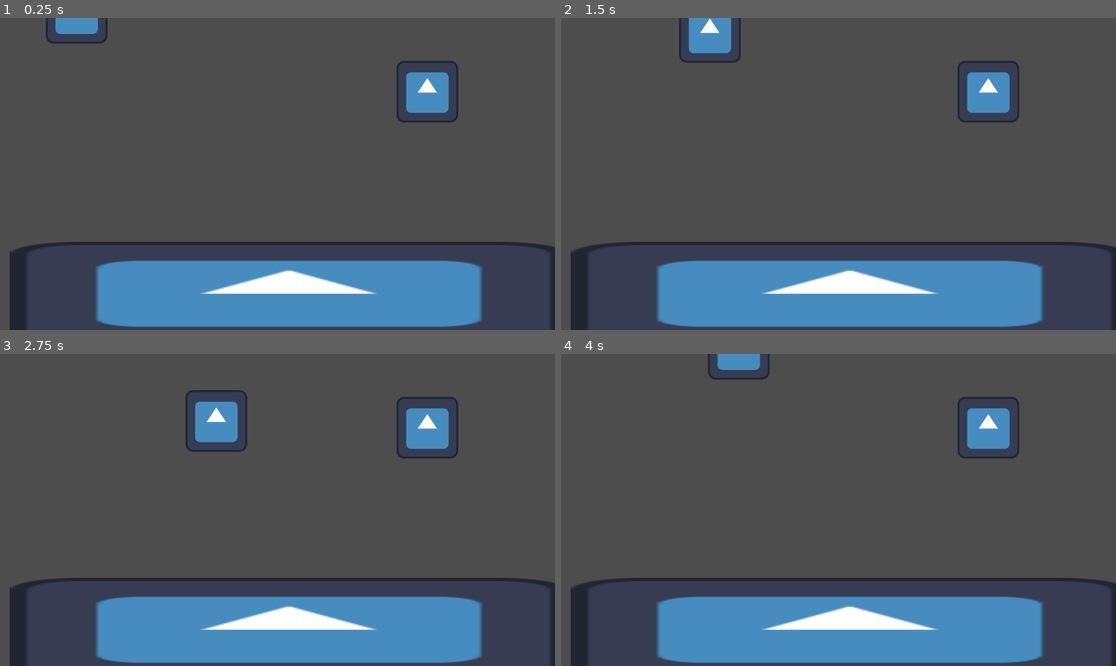
Above: before the commit, frames 1-4 (two rows, left to right).
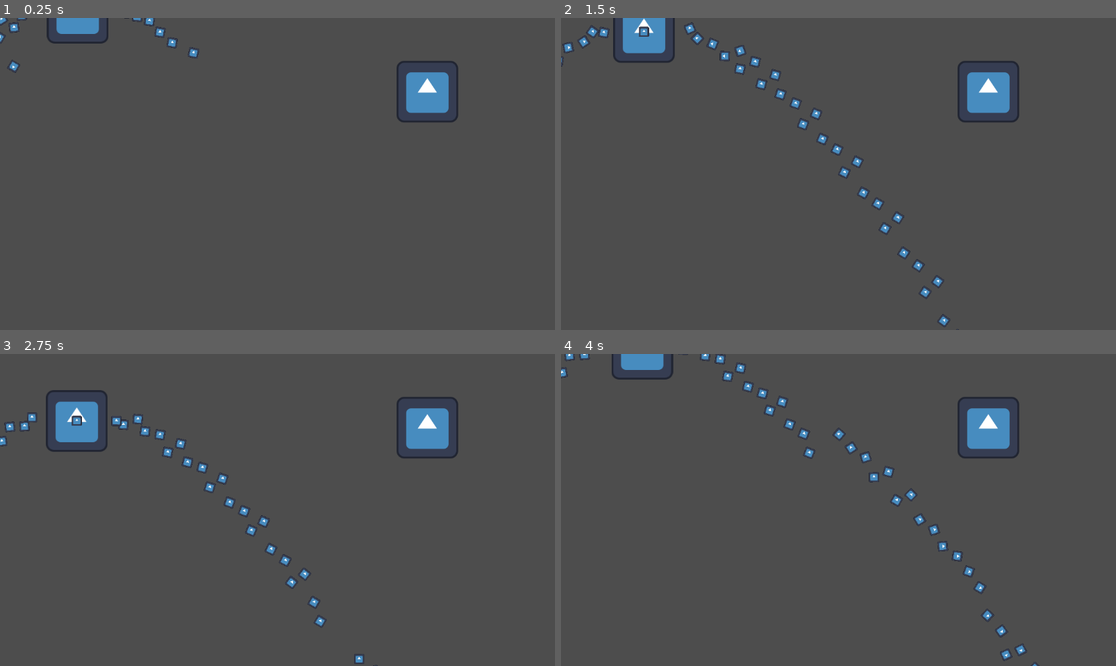
Above: after the commit, the same moments.

Repository: MrFaceguy/VS-like-Game
Game: Godot game, scene res://Scenes/main_scene.tscn
The game is run twice, just before and just after one commit, with the same random seed, the same clock (stepped at 60 frames per second) and the same inputs. Before the commit the project starts from res://main_scene.tscn. The engine's default icon, where the game draws it, is replaced by a stand-in: a white triangle on a blue panel in a dark square.
Inputs:
- Up to frame 1 (0.25 s): no input
- Up to frame 2 (1.5 s): hold Right (ui_right) 0.53-1.28 s; hold Down (ui_down) from 1.28 s (still down)
- Up to frame 3 (2.75 s): release Down (ui_down) at 2.03 s; hold Right (ui_right) from 2.03 s (still down)
- Up to frame 4 (4 s): release Right (ui_right) at 2.78 s; hold Up (ui_up) 2.78-3.53 s; hold Left (ui_left) from 3.53 s (still down)

The runs differ from the first frame. In frame 1, 17% of the frame differs, in the area x 0-100%, y 0-100%; in frame 2, 20%; in frame 3, 20%, in the area x 0-100%, y 11-100%; in frame 4, 19%.

Commit message:
modified scripts' locations

Diff:
--- /dev/null
+++ b/Projectile_code.gd
@@ -0,0 +1,7 @@
+extends RigidBody2D
+
+@export var attributes = preload("res://Resources/silverBullet.tres")
+
+
+func _physics_process(_delta):
+	move_and_collide(attributes.velocity)
--- a/enemyAttributes.tres
+++ b/Resources/enemyAttributes.tres
@@ -1,13 +1,10 @@
 [gd_resource type="Resource" script_class="creatureAttributes" load_steps=2 format=3 uid="uid://dk6ve7dn60x6e"]
 
-[ext_resource type="Script" uid="uid://c6qky84r3hfvd" path="res://creature.gd" id="1_1pdpk"]
+[ext_resource type="Script" uid="uid://c6qky84r3hfvd" path="res://Scripts/Resource Scripts/creature.gd" id="1_4jck6"]
 
 [resource]
-script = ExtResource("1_1pdpk")
+script = ExtResource("1_4jck6")
 creature_name = "Werewolf"
-health = 0.0
+health = 50.0
 speed = 250.0
-weaponArray = []
-drops = []
-gravity = 200.0
 metadata/_custom_type_script = "uid://c6qky84r3hfvd"
--- /dev/null
+++ b/Resources/gun.tres
@@ -0,0 +1,10 @@
+[gd_resource type="Resource" script_class="Weapon_Attributes" load_steps=3 format=3 uid="uid://vfr2707t3xrh"]
+
+[ext_resource type="Resource" uid="uid://dpf5vj3ix2qm7" path="res://Resources/silverBullet.tres" id="1_u0yvb"]
+[ext_resource type="Script" uid="uid://bajfj7nuawxd5" path="res://Scripts/Resource Scripts/weapon_Template.gd" id="2_kewrw"]
+
+[resource]
+script = ExtResource("2_kewrw")
+projectile_type = ExtResource("1_u0yvb")
+shots_per_second = 1
+metadata/_custom_type_script = "uid://bajfj7nuawxd5"
--- /dev/null
+++ b/Resources/player_Attributes.tres
@@ -0,0 +1,12 @@
+[gd_resource type="Resource" script_class="creatureAttributes" load_steps=3 format=3 uid="uid://wtsmhh25trox"]
+
+[ext_resource type="Script" uid="uid://c6qky84r3hfvd" path="res://Scripts/Resource Scripts/creature.gd" id="1_byi1n"]
+[ext_resource type="Resource" uid="uid://vfr2707t3xrh" path="res://Resources/gun.tres" id="2_clfmf"]
+
+[resource]
+script = ExtResource("1_byi1n")
+creature_name = "Player"
+health = 100.0
+speed = 200.0
+weaponArray = [ExtResource("2_clfmf")]
+metadata/_custom_type_script = "uid://c6qky84r3hfvd"
--- /dev/null
+++ b/Resources/silverBullet.tres
@@ -0,0 +1,10 @@
+[gd_resource type="Resource" script_class="Projectile_Attributes" load_steps=3 format=3 uid="uid://dpf5vj3ix2qm7"]
+
+[ext_resource type="Script" uid="uid://c2d8g7kc7sbif" path="res://Scripts/Resource Scripts/Projectile_Attributes.gd" id="1_l8dfi"]
+[ext_resource type="Texture2D" uid="uid://c2jiiqrqwipgv" path="res://icon.svg" id="2_21wxj"]
+
+[resource]
+script = ExtResource("1_l8dfi")
+sprite = ExtResource("2_21wxj")
+velocity = Vector2(0, 5)
+metadata/_custom_type_script = "uid://c2d8g7kc7sbif"
--- a/enemyBasic.tscn
+++ b/Scenes/enemyBasic.tscn
@@ -1,6 +1,6 @@
 [gd_scene load_steps=5 format=3 uid="uid://d1k668f7mke45"]
 
-[ext_resource type="Script" uid="uid://b0tb8dklhs8o7" path="res://enemyBasic.gd" id="1_p5xsc"]
+[ext_resource type="Script" uid="uid://b0tb8dklhs8o7" path="res://Scripts/Scene Scripts/enemyBasic.gd" id="1_p5xsc"]
 [ext_resource type="Texture2D" uid="uid://c2jiiqrqwipgv" path="res://icon.svg" id="2_tjkbp"]
 
 [sub_resource type="CapsuleShape2D" id="CapsuleShape2D_dtfm5"]
--- /dev/null
+++ b/Scenes/main_scene.tscn
@@ -0,0 +1,12 @@
+[gd_scene load_steps=3 format=3 uid="uid://cdwlwqiun5lln"]
+
+[ext_resource type="PackedScene" uid="uid://b8v3pt3w2w50v" path="res://Scenes/player.tscn" id="1_0f027"]
+[ext_resource type="PackedScene" uid="uid://d1k668f7mke45" path="res://Scenes/enemyBasic.tscn" id="3_gyfs4"]
+
+[node name="Node" type="Node"]
+
+[node name="player" parent="." groups=["Player_Character"] instance=ExtResource("1_0f027")]
+position = Vector2(159, -11)
+
+[node name="CharacterBody2D" parent="." instance=ExtResource("3_gyfs4")]
+position = Vector2(887, 153)
--- a/player.tscn
+++ b/Scenes/player.tscn
@@ -1,7 +1,7 @@
 [gd_scene load_steps=5 format=3 uid="uid://b8v3pt3w2w50v"]
 
 [ext_resource type="Texture2D" uid="uid://c2jiiqrqwipgv" path="res://icon.svg" id="1_4flbx"]
-[ext_resource type="Script" uid="uid://bk7xqhsq3y5yu" path="res://player_Script.gd" id="1_onrkg"]
+[ext_resource type="Script" uid="uid://bk7xqhsq3y5yu" path="res://Scripts/Scene Scripts/player_Script.gd" id="1_onrkg"]
 
 [sub_resource type="ShaderMaterial" id="ShaderMaterial_nugsn"]
 
--- /dev/null
+++ b/Scenes/projectile_Scene.tscn
@@ -0,0 +1,16 @@
+[gd_scene load_steps=4 format=3 uid="uid://bclpxrs7nf4ls"]
+
+[ext_resource type="Script" uid="uid://c5jnhm15k3nrd" path="res://Projectile_code.gd" id="1_52mcy"]
+[ext_resource type="Texture2D" uid="uid://c2jiiqrqwipgv" path="res://icon.svg" id="2_6stnr"]
+
+[sub_resource type="CircleShape2D" id="CircleShape2D_4tm5d"]
+
+[node name="RigidBody2D" type="RigidBody2D"]
+script = ExtResource("1_52mcy")
+
+[node name="Sprite2D" type="Sprite2D" parent="."]
+scale = Vector2(0.16406253, 0.16406253)
+texture = ExtResource("2_6stnr")
+
+[node name="CollisionShape2D" type="CollisionShape2D" parent="."]
+shape = SubResource("CircleShape2D_4tm5d")
--- /dev/null
+++ b/Scripts/Resource Scripts/Projectile_Attributes.gd
@@ -0,0 +1,6 @@
+extends Resource
+class_name Projectile_Attributes
+
+@export var sprite : CompressedTexture2D
+@export var velocity : Vector2
+@export var damage : int
--- a/creature.gd
+++ b/Scripts/Resource Scripts/creature.gd
@@ -7,8 +7,6 @@
 @export var weaponArray : Array
 @export var drops : Array
 
-@export var gravity : float
-
 
 
 func movement_sequencing(moveX, moveY, velocity, delta):
@@ -17,10 +15,6 @@
 	return velocity
 
 
-func death_sequencing(animator, death_animation, creature):
-	animator.play(death_animation)
-	# instantiate drops
-	creature.queue_free()
 
 func animation_sequencing(character_state):
 	pass
--- /dev/null
+++ b/Scripts/Resource Scripts/weapon_Template.gd
@@ -0,0 +1,11 @@
+extends Resource
+class_name Weapon_Attributes
+
+@export var direction : float
+@export var projectile_type : Projectile_Attributes
+@export var shots_per_second : int
+
+func emit_projectile(scene_root, projectile):
+	var newproj = load(projectile)
+
+	scene_root.add_child(newproj.instantiate())
--- a/enemyBasic.gd
+++ b/Scripts/Scene Scripts/enemyBasic.gd
@@ -9,7 +9,7 @@
 @export var enemy_Target : Node2D
 
 
-@export var attributes = preload("res://player_Attributes.tres")
+@export var attributes = preload("res://Resources/enemyAttributes.tres")
 
 
 func _physics_process(delta):
--- a/player_Script.gd
+++ b/Scripts/Scene Scripts/player_Script.gd
@@ -2,7 +2,7 @@
 
 @onready var left_or_right : float
 @onready var up_or_down : float
-@export var attributes = preload("res://player_Attributes.tres")
+@export var attributes = preload("res://Resources/player_Attributes.tres")
 
 func _physics_process(delta):
 	if attributes.health > 0:
@@ -14,3 +14,5 @@
 	else:
 		attributes.death_sequencing(null, "null", self)
 	attributes.animation_sequencing(null)
+	for child in attributes.weaponArray:
+		child.emit_projectile(self, "res://Scenes/projectile_Scene.tscn")
--- a/main_scene.tscn
+++ /dev/null
@@ -1,29 +0,0 @@
-[gd_scene load_steps=5 format=3 uid="uid://cdwlwqiun5lln"]
-
-[ext_resource type="PackedScene" uid="uid://b8v3pt3w2w50v" path="res://player.tscn" id="1_0f027"]
-[ext_resource type="Texture2D" uid="uid://c2jiiqrqwipgv" path="res://icon.svg" id="2_2c62f"]
-[ext_resource type="PackedScene" uid="uid://d1k668f7mke45" path="res://enemyBasic.tscn" id="3_gyfs4"]
-
-[sub_resource type="RectangleShape2D" id="RectangleShape2D_gyfs4"]
-size = Vector2(1184, 219)
-
-[node name="Node" type="Node"]
-
-[node name="player" parent="." groups=["Player_Character"] instance=ExtResource("1_0f027")]
-position = Vector2(159, -11)
-
-[node name="StaticBody2D" type="StaticBody2D" parent="."]
-position = Vector2(84, 529)
-metadata/_edit_group_ = true
-
-[node name="CollisionShape2D" type="CollisionShape2D" parent="StaticBody2D"]
-position = Vector2(509, 48.5)
-shape = SubResource("RectangleShape2D_gyfs4")
-
-[node name="Sprite2D" type="Sprite2D" parent="StaticBody2D"]
-position = Vector2(515.5, 40.5)
-scale = Vector2(9.05469, 1.63281)
-texture = ExtResource("2_2c62f")
-
-[node name="CharacterBody2D" parent="." instance=ExtResource("3_gyfs4")]
-position = Vector2(887, 153)
--- a/player_Attributes.tres
+++ /dev/null
@@ -1,13 +0,0 @@
-[gd_resource type="Resource" script_class="creatureAttributes" load_steps=2 format=3 uid="uid://wtsmhh25trox"]
-
-[ext_resource type="Script" uid="uid://c6qky84r3hfvd" path="res://creature.gd" id="1_byi1n"]
-
-[resource]
-script = ExtResource("1_byi1n")
-creature_name = "Player"
-health = 100.0
-speed = 200.0
-weaponArray = []
-drops = []
-gravity = 200.0
-metadata/_custom_type_script = "uid://c6qky84r3hfvd"
Not shown, added: Projectile_code.gd.uid
Not shown, added: Scripts/Resource Scripts/Projectile_Attributes.gd.uid
Renamed: creature.gd.uid -> Scripts/Resource Scripts/creature.gd.uid
Not shown, added: Scripts/Resource Scripts/weapon_Template.gd.uid
Renamed: enemyBasic.gd.uid -> Scripts/Scene Scripts/enemyBasic.gd.uid
Renamed: player_Script.gd.uid -> Scripts/Scene Scripts/player_Script.gd.uid
